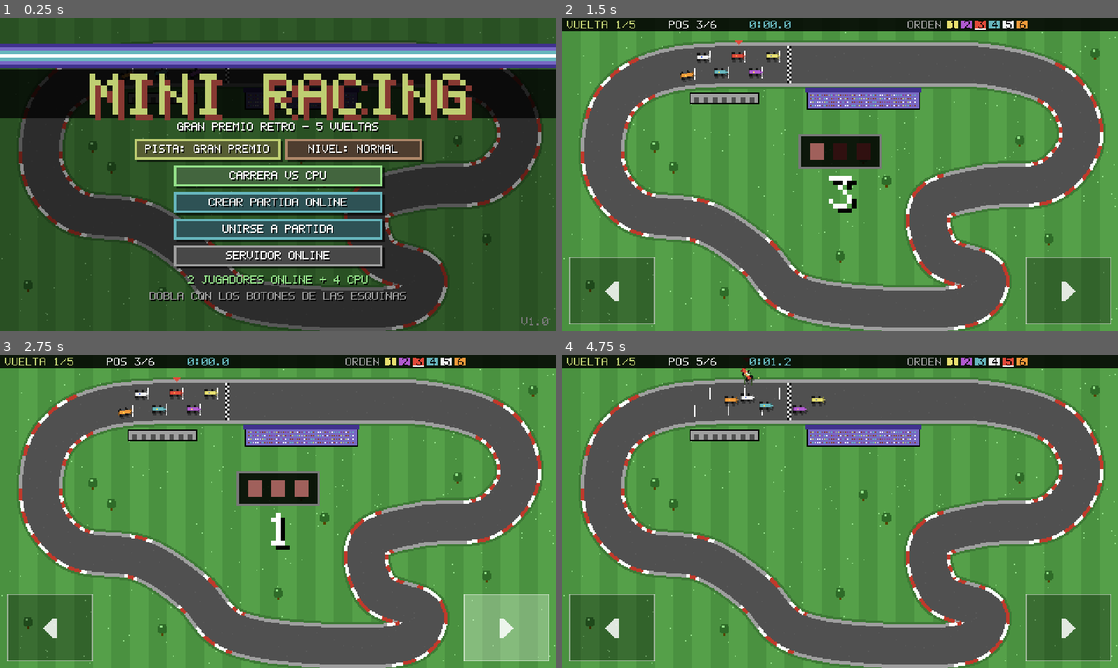
Above: before the commit, frames 1-4 (two rows, left to right).
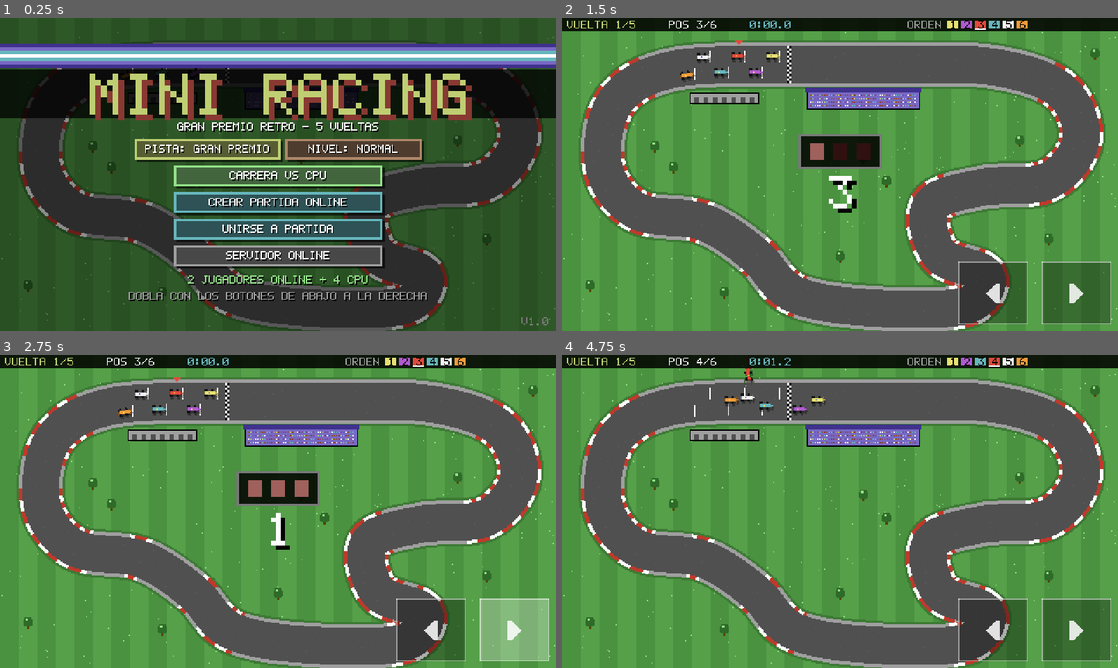
Above: after the commit, the same moments.

Repository: gmatiascr62/Mini_Racing
Game: Godot game, scene res://scenes/menu.tscn
The game is run twice, just before and just after one commit, with the same random seed, the same clock (stepped at 60 frames per second) and the same inputs.
Inputs (mouse positions are in pixels of both pictures, inside the frame that each line leads up to):
- Up to frame 1 (0.25 s): no input
- Up to frame 2 (1.5 s): tap Enter at 0.5 s; move the mouse to (962, 158) at 0.52 s; hold Right 0.53-1.25 s; tap 0 at 0.6 s; click (962, 158) at 0.67 s; tap Space at 1.25 s; drag from (728, 190) to (812, 237) at 1.27 s
- Up to frame 3 (2.75 s): tap Enter at 2 s; move the mouse to (333, 442) at 2.02 s; hold Right from 2.03 s (still down); tap Backspace at 2.1 s
- Up to frame 4 (4.75 s): release Right at 2.75 s; drag from (812, 574) to (673, 464) at 2.77 s; move the mouse to (1006, 558) at 3.52 s; hold Left 3.53-4.25 s; tap 0 at 3.6 s; drag from (673, 464) to (756, 433) at 4.27 s

The runs differ from the first frame. In frame 1, 0.7% of the frame differs, in the area x 23-77%, y 87-91%; in frame 2, 6.8%; in frame 3, 6.8%; in frame 4, 7.0%, in the area x 1-99%, y 0-98%.

Commit message:
Move both steering buttons together to the bottom-right corner
- Left and right buttons side by side at the bottom right; touches in the
  right strip of the screen steer (split between the two buttons)
- Menu hint and README updated

Co-Authored-By: Claude Opus 5.5 <noreply@anthropic.com>
Claude-Session: https://claude.ai/code/session_01SbH8MQ9P8zcaPRNqLMhUgo

Diff:
--- a/scripts/menu.gd
+++ b/scripts/menu.gd
@@ -83,5 +83,5 @@
 	ui.draw(ci)
 	if fmod(t, 1.2) < 0.8:
 		PixelFont.draw_text_centered(ci, "2 JUGADORES ONLINE + 4 CPU", 240, 222, 1, Pal.LIGHT_GREEN, Pal.BLACK)
-	PixelFont.draw_text_centered(ci, "DOBLA CON LOS BOTONES DE LAS ESQUINAS", 240, 236, 1, Pal.LIGHT_GREY, Pal.BLACK)
+	PixelFont.draw_text_centered(ci, "DOBLA CON LOS BOTONES DE ABAJO A LA DERECHA", 240, 236, 1, Pal.LIGHT_GREY, Pal.BLACK)
 	PixelFont.draw_text(ci, "V1.0", Vector2(450, 258), 1, Pal.GREY)
--- a/scripts/race.gd
+++ b/scripts/race.gd
@@ -4,8 +4,13 @@
 ## and interpolates the other cars from server snapshots.
 
 const INTERP_TICKS := 5.0
-const LEFT_BTN := Rect2(6, 206, 74, 58)
-const RIGHT_BTN := Rect2(400, 206, 74, 58)
+## Both steering buttons sit together in the bottom-right corner.
+const LEFT_BTN := Rect2(342, 210, 60, 54)
+const RIGHT_BTN := Rect2(414, 210, 60, 54)
+## Touches right of this line steer; the split between the buttons decides
+## left or right.
+const TOUCH_ZONE_X := 290.0
+const TOUCH_SPLIT_X := 408.0
 const MARK_ROAD := Color(0.13, 0.13, 0.13, 0.75)
 const MARK_GRASS := Color(0.2, 0.33, 0.13, 0.8)
 
@@ -120,11 +125,9 @@
 func _side_for(p: Vector2) -> int:
 	if p.y < 20.0:
 		return 0
-	if p.x < 160.0:
-		return -1
-	if p.x > 320.0:
-		return 1
-	return 0
+	if p.x < TOUCH_ZONE_X:
+		return 0
+	return -1 if p.x < TOUCH_SPLIT_X else 1
 
 
 func _input(event: InputEvent) -> void:
Not shown, added: docs/hockenheim.png.import
Not shown, added: docs/monza.png.import
Not shown, changed: README.md
